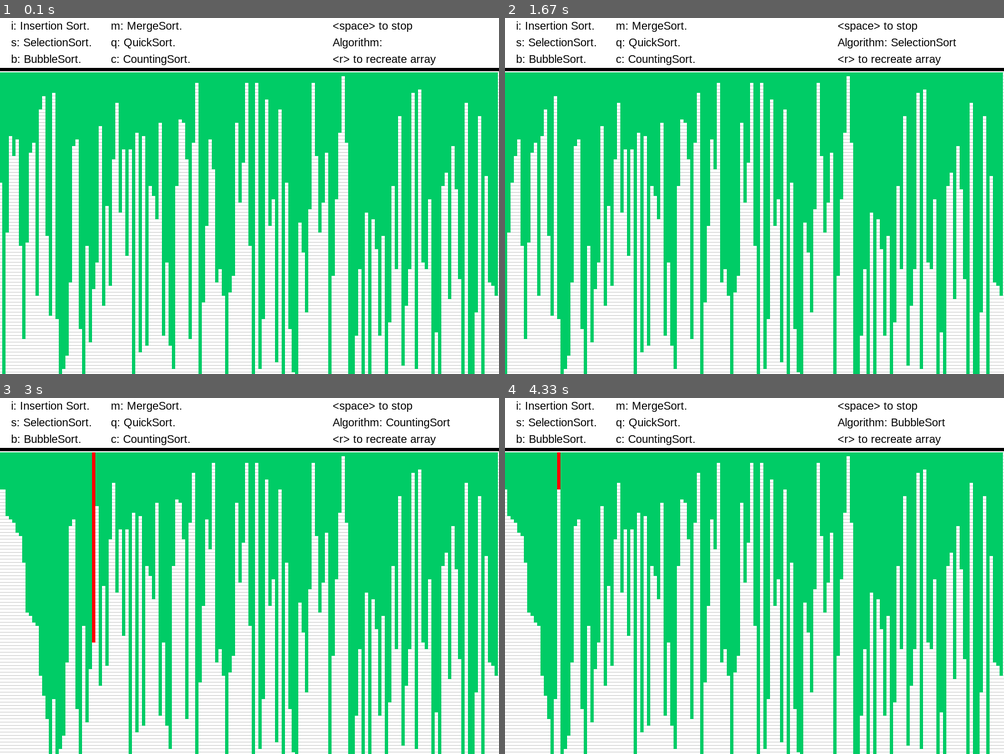
Above: before the commit, frames 1-4 (two rows, left to right).
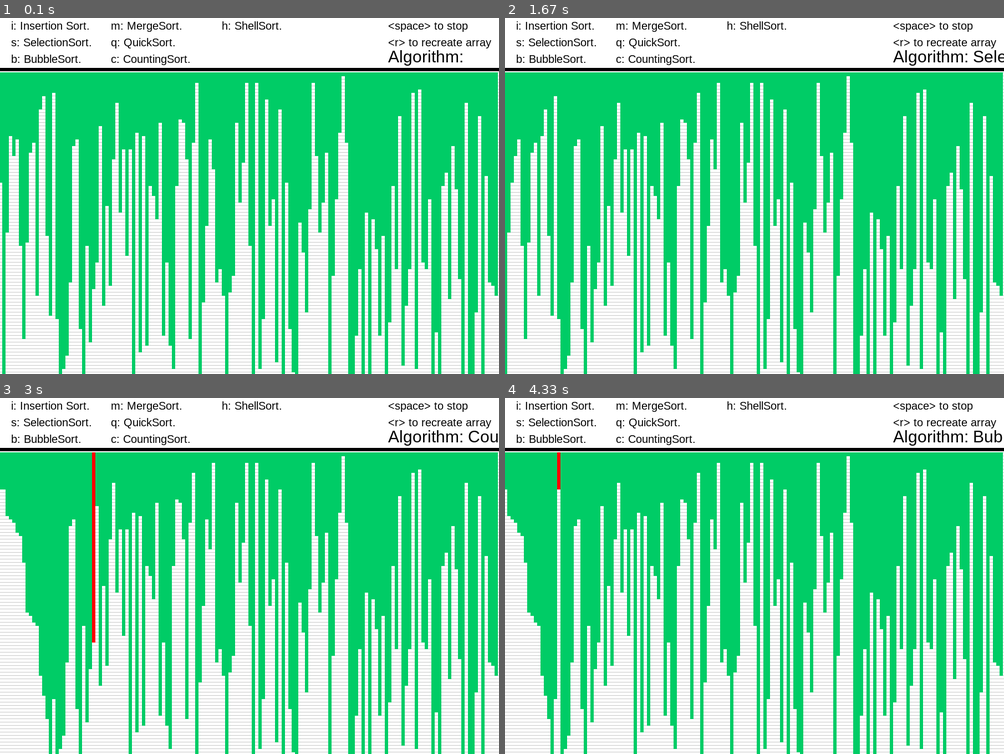
Above: after the commit, the same moments.

Repository: breezekiller789/Sorting_Algorithm_Visualized
Game: pygame game, started from Sorting_Algo_Visualized.py
Same seed, same stepped clock (60 frames per second), same inputs: the game is played once before the commit and once after it.
Inputs:
- Up to frame 1 (0.1 s): no input
- Up to frame 2 (1.67 s): tap one key every 0.33 s from 0.33 s: B Space S Space
- Up to frame 3 (3 s): tap I at 1.67 s; tap Space at 2.07, 2.37 s; tap C at 2.83 s
- Up to frame 4 (4.33 s): tap Space at 3.23, 3.53 s; tap B at 4.23 s

The runs differ from the first frame. In frame 1, 1.0% of the frame differs, in the area x 44-99%, y 0-14%; in frame 2, 1.1%; in frame 3, 1.1%; in frame 4, 1.1%, in the area x 44-100%, y 0-14%.

Commit message:
layout rearrange

Diff:
--- a/PyGameUtils/PyGameUtils.py
+++ b/PyGameUtils/PyGameUtils.py
@@ -52,6 +52,7 @@
     nav4 = Fonts.FontTitleSmall.render("m: MergeSort.", True, (0, 0, 0))
     nav5 = Fonts.FontTitleSmall.render("q: QuickSort.", True, (0, 0, 0))
     nav6 = Fonts.FontTitleSmall.render("c: CountingSort.", True, (0, 0, 0))
+    nav7 = Fonts.FontTitleSmall.render("h: ShellSort.", True, (0, 0, 0))
 
     space_to_stop = Fonts.FontTitleSmall.render(
         "<space> to stop", True, (0, 0, 0))
@@ -59,7 +60,7 @@
     recreate = Fonts.FontTitleSmall.render(
         "<r> to recreate array", True, (0, 0, 0))
 
-    Algo_Info = Fonts.FontTitleSmall.render(
+    Algo_Info = Fonts.FontTitleBig.render(
         "Algorithm: "+algorithm, True, (0, 0, 0))
 
     # 貼上螢幕。
@@ -69,9 +70,10 @@
     screen.blit(nav4, (200, 10))
     screen.blit(nav5, (200, 40))
     screen.blit(nav6, (200, 70))
-    screen.blit(Algo_Info, (600, 40))
-    screen.blit(recreate, (600, 70))
-    screen.blit(space_to_stop, (600, 10))
+    screen.blit(nav7, (400, 10))
+    screen.blit(space_to_stop, (700, 10))
+    screen.blit(recreate, (700, 40))
+    screen.blit(Algo_Info, (700, 60))
 
     Boundry_Width = int(Width/Algo.Array_Size)       # 每一個小格子的寬
     # Boundry_Height = int(Height/Array_Size)       # 每一個小格子的寬
